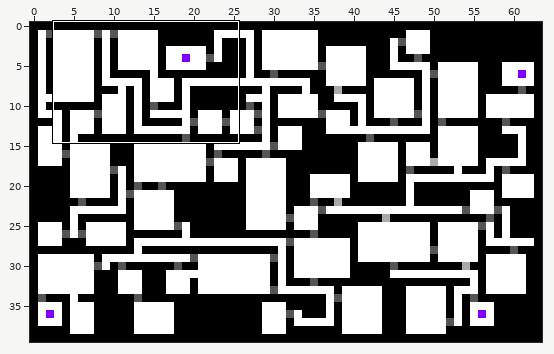
Level history. Tiled map (JSON): engine/rsc/maps/static/dungeon.tmj. Above: a wide view before the commit, with the close-up outlined.
Close-up. First the earlier version:
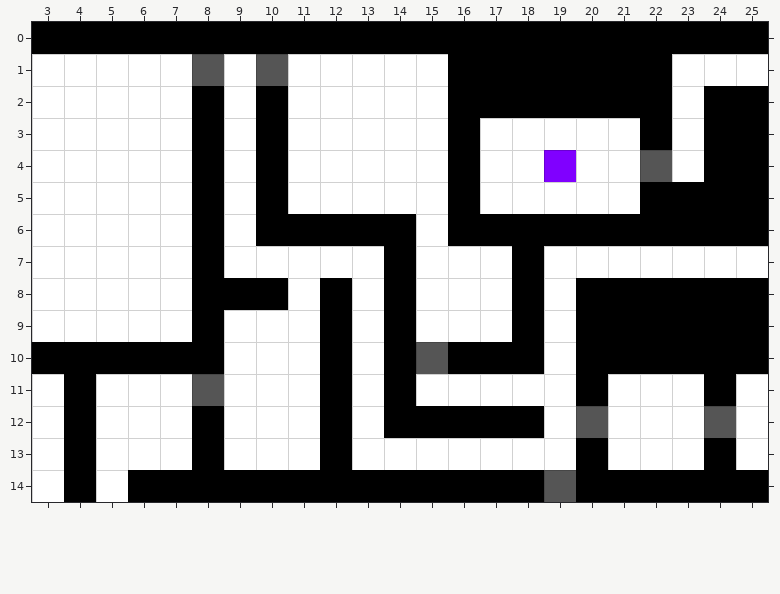
Cells are 16x16 px. Shown: x 3..25, y 0..14. The commit also changed other parts of the map, which this record leaves out.
And afterwards:
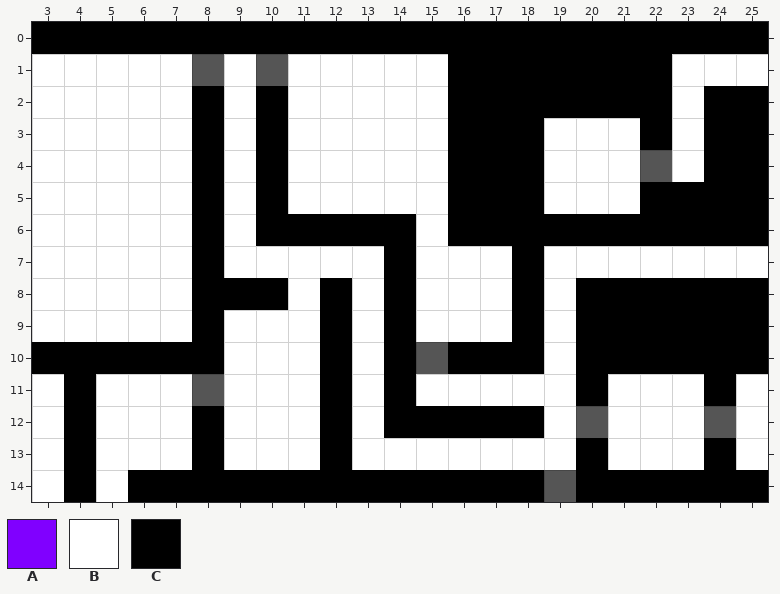
Key: from "colors": A 9 "Meta.SpawnPoint"; from "grayscale": B 0 "Terrain.Empty", C 3 "Terrain.Wall".
_ is an empty cell, . an unchanged one.
Diff:
--- layer "terrain"
@@ x 17..18 @@
- 3 BB
- 4 BB
- 5 BB
+ 3 CC
+ 4 CC
+ 5 CC
--- layer "metadata"
@@ x 19..19 @@
- 4 A
+ 4 _
Pixel boxes of the changes (left, top, right, bottom) in both close-ups:
changed: (480, 118, 576, 214)
